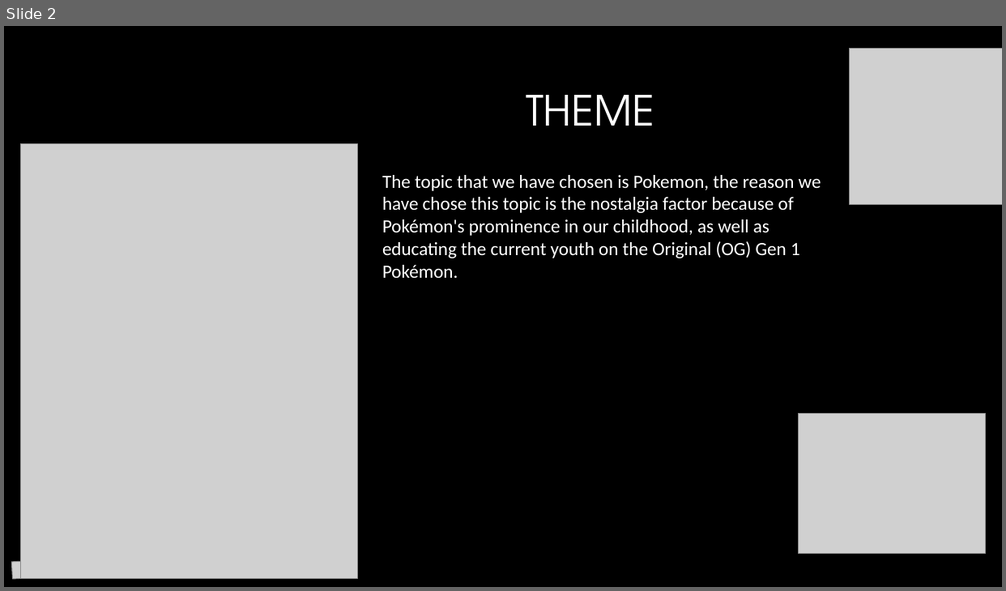
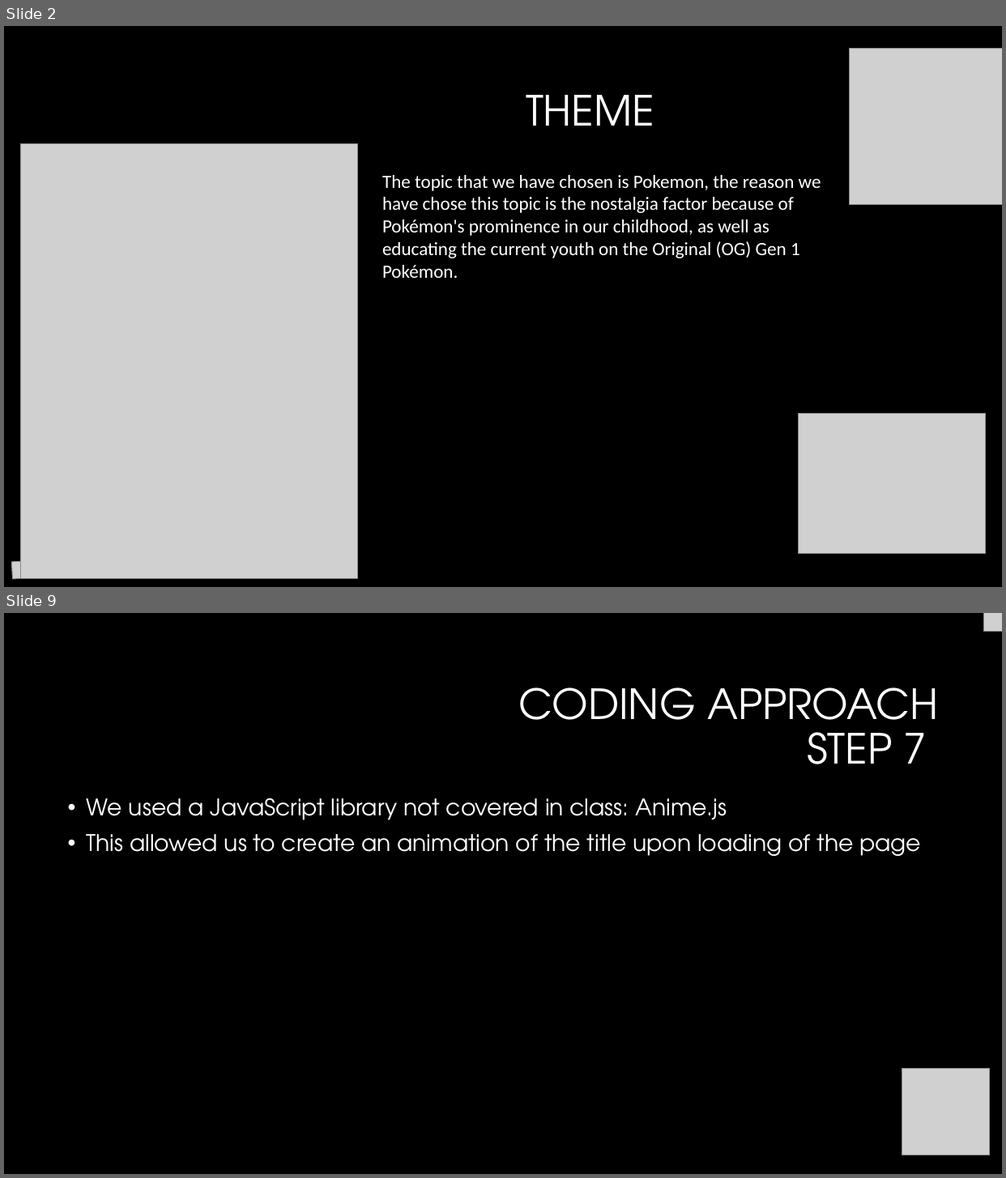
Before and after one commit to Dbuescher8/Pokemon-Project2, a slide deck: Presentation 2.pptx. Shown one above the other, each under a label of ours: slide 2 before the commit, slides 2 and 9 after it; the slides between them are not shown. The pictures are 1006x591 and 1006x1178 pixels, drawn with LibreOffice and Linux fonts; fonts in the diff are those of the drawing; grey boxes stand for pictures; background and template pictures are left out. Boxes give left, top, right and bottom in pixels: in the first picture for what was removed or moved away, otherwise in the second. Text is boxed around its words. In the diff, an @@ line names an element or a change of style, - is before the commit and + after.

```diff
--- a/Presentation 2.pptx
+++ b/Presentation 2.pptx
@@ slide 9 added at bbox=[4, 613, 1002, 1174], background #000000 @@
@@ picture added at bbox=[984, 613, 1002, 631] @@
@@ title added at bbox=[519, 688, 938, 764], 40 pt, text #FFFFFF @@
+CODING APPROACH
+STEP 7
@@ text added at bbox=[87, 798, 921, 856], 22 pt, text #FFFFFF @@
+• We used a JavaScript library not covered in class: Anime.js
+• This allowed us to create an animation of the title upon loading of the page
@@ picture added at bbox=[902, 1068, 990, 1155] @@
```
Also in this commit, not shown: 3 slides changed, 6 other slides added, 2 slides removed.
